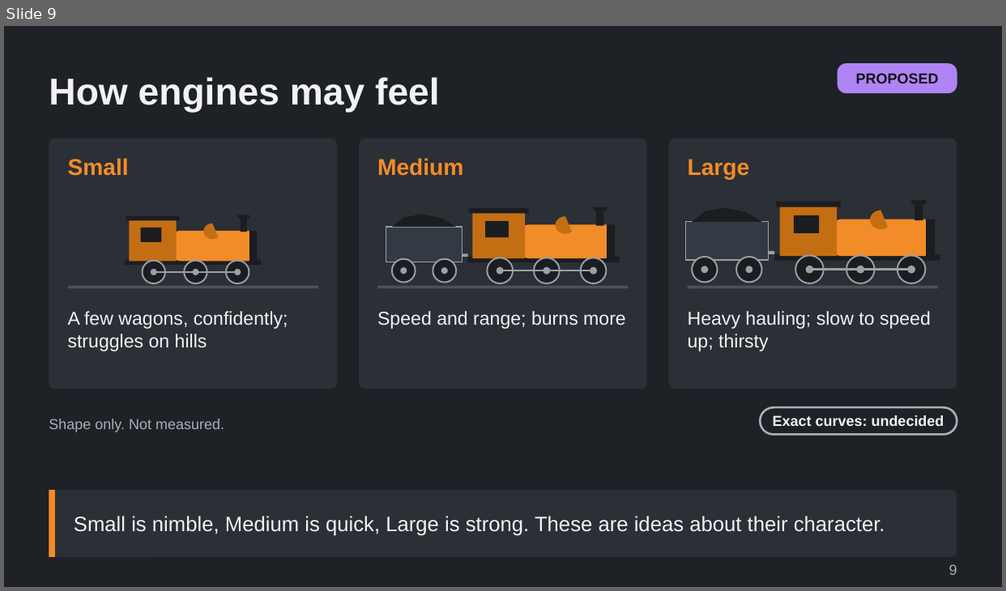
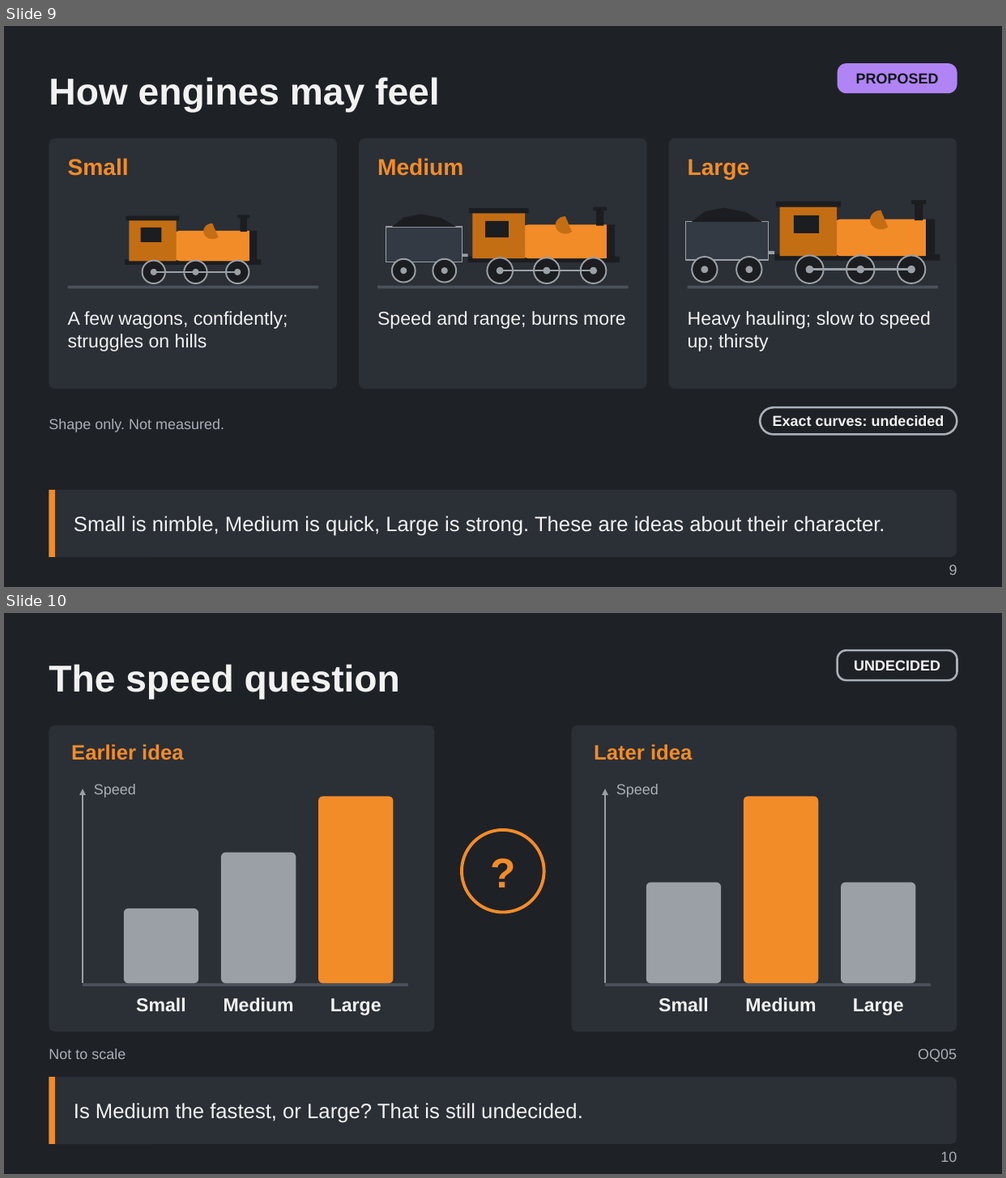
Before and after one commit to Tarenkookoo/Satisfactory---Early-Locomotion, a slide deck: Reporting/Claude Presents/Deck9_Balance/How_the_Mod_Is_Balanced_Explained.pptx. Shown one above the other, each under a label of ours: slide 9 before the commit, slides 9 and 10 after it. The pictures are 1006x591 and 1006x1178 pixels, drawn with LibreOffice and Linux fonts; fonts in the diff are those of the drawing. Boxes give left, top, right and bottom in pixels: in the first picture for what was removed or moved away, otherwise in the second. Text is boxed around its words. In the diff, an @@ line names an element or a change of style, - is before the commit and + after.

```diff
--- a/Reporting/Claude Presents/Deck9_Balance/How_the_Mod_Is_Balanced_Explained.pptx
+++ b/Reporting/Claude Presents/Deck9_Balance/How_the_Mod_Is_Balanced_Explained.pptx
@@ slide 10 added at (4, 613, 1002, 1174), background #1E2126 @@
@@ rounded rectangle added at (837, 650, 957, 680), outline #A9B0B8 2 pt, 14 pt, text #F2F2F2, bold @@
+UNDECIDED
@@ title added at (49, 664, 400, 699), 36 pt, text #F2F2F2, bold @@
+The speed question
@@ ellipse added at (462, 830, 544, 913), outline #F28C28 3 pt, 40 pt, text #F28C28, bold @@
+?
@@ group added at (49, 726, 434, 1033): 5 texts, 4 rounded rectangles, 1 arrow, 1 rectangle @@
+Earlier idea
+Speed
+Small
+Medium
+Large
@@ group added at (572, 726, 957, 1033): 5 texts, 4 rounded rectangles, 1 arrow, 1 rectangle @@
+Later idea
+Speed
+Small
+Medium
+Large
@@ text added at (49, 1049, 126, 1059), 14 pt, text #A9B0B8 @@
+Not to scale
@@ text added at (918, 1049, 957, 1063), 14 pt, text #A9B0B8 @@
+OQ05
@@ rounded rectangle added at (49, 1077, 957, 1144), fill #2B2F36 @@
@@ rectangle added at (49, 1077, 55, 1144), fill #F28C28 @@
@@ text added at (74, 1103, 583, 1123), 20 pt, text #F2F2F2 @@
+Is Medium the fastest, or Large? That is still undecided.
@@ text added at (940, 1152, 957, 1162), 14 pt, text #A9B0B8 @@
+10
```
Also in this commit, not shown: 8 other slides added, 3 other files.
